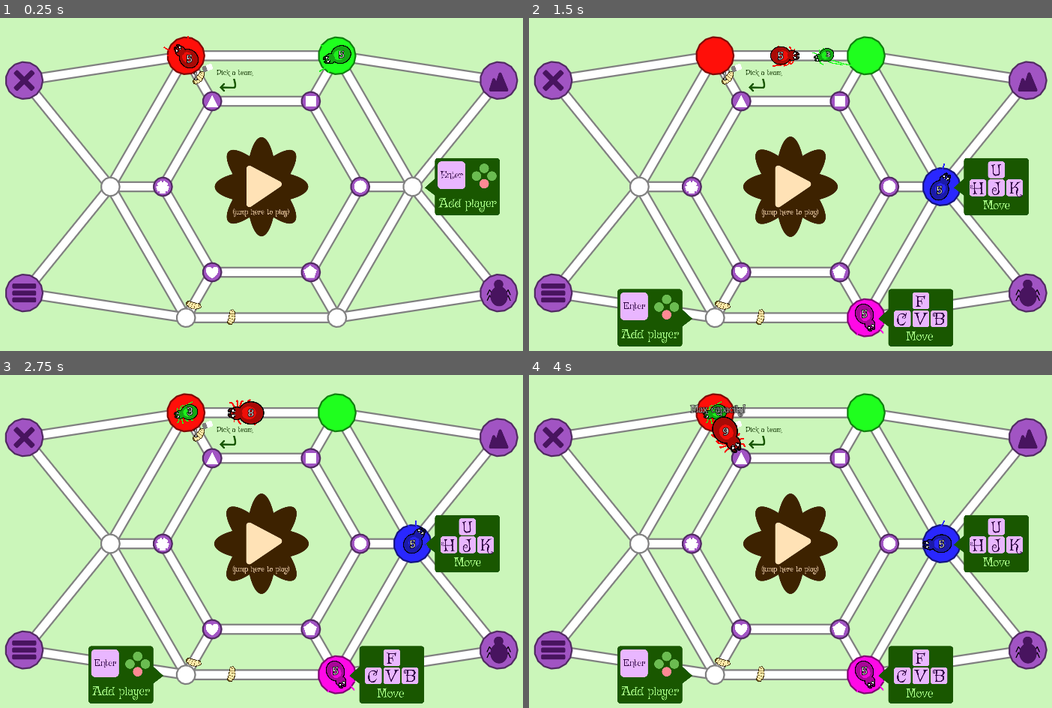
Above: before the commit, frames 1-4 (two rows, left to right).
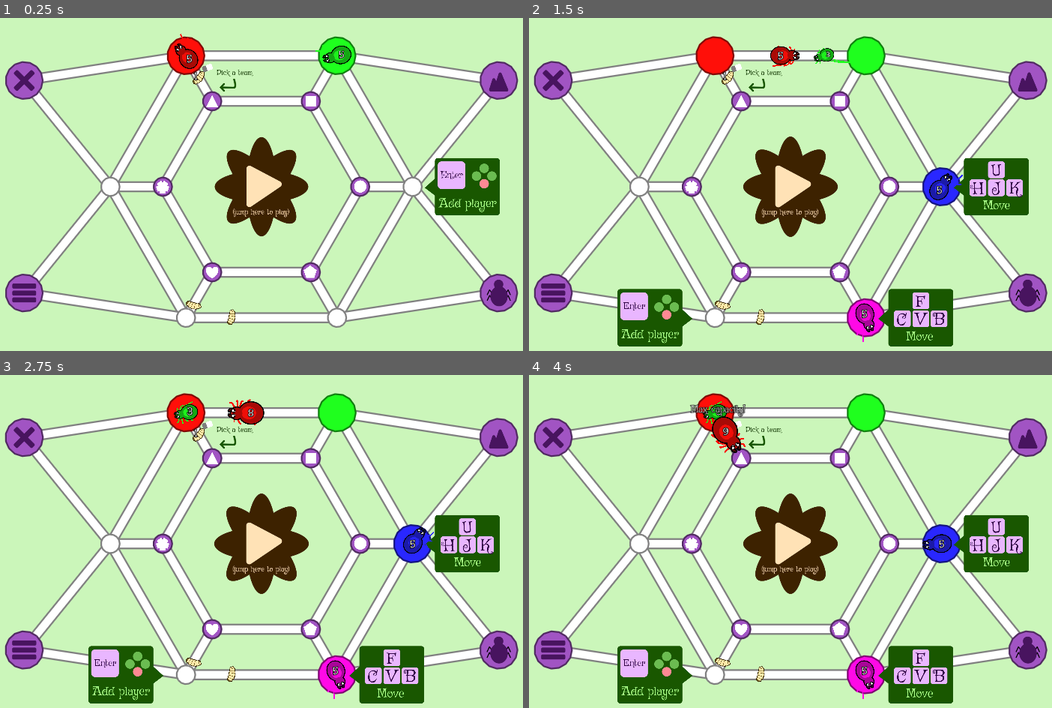
Above: after the commit, the same moments.

Repository: Pandaqi/Windowsilk
Game: Godot game, scene res://Menu.tscn
The game is run twice, just before and just after one commit, with the same random seed, the same clock (stepped at 60 frames per second) and the same inputs. This scene is started directly instead of the project's main scene.
Inputs:
- Up to frame 1 (0.25 s): no input
- Up to frame 2 (1.5 s): tap Enter (add_keyboard_player) at 0.5, 0.6 s; hold Up (ui_up) from 0.53 s (still down); tap T at 1.35 s
- Up to frame 3 (2.75 s): release Up (ui_up) at 2.03 s; hold Left from 2.03 s (still down); tap K at 2.1 s
- Up to frame 4 (4 s): tap J at 2.85 s; release Left at 3.53 s; hold Down from 3.53 s (still down); tap H at 3.6 s

The runs differ from the first frame. In frame 1, 0.2% of the frame differs, in the area x 31-68%, y 4-17%; in frame 2, 0.2%, in the area x 54-83%, y 9-98%; in frame 3, 0.1%; in frame 4, less than 0.1%.
Error after the commit: Attempt to call function 'execute_knockback' in base 'null instance' on a null instance. (res://scripts/player_modules/web_tracker.gd:49)

Commit message:
All main arenas finished and implemented (except for custom functionality)
To do:
* Custom functionality arenas
* Sound effects + particles
* Soundtrack
* Fixes for issues and annoyances

Diff:
--- /dev/null
+++ b/scenes/arenas/desertwail.tscn
@@ -0,0 +1,11 @@
+[gd_scene load_steps=2 format=2]
+
+[ext_resource path="res://assets/arenas/desertwail/bg.png" type="Texture" id=1]
+
+[node name="Desertwail" type="Node2D"]
+
+[node name="BG" type="Node2D" parent="."]
+
+[node name="Bg" type="Sprite" parent="BG"]
+texture = ExtResource( 1 )
+centered = false
--- /dev/null
+++ b/scenes/arenas/forestkill.tscn
@@ -0,0 +1,11 @@
+[gd_scene load_steps=2 format=2]
+
+[ext_resource path="res://assets/arenas/forestkill/bg.png" type="Texture" id=1]
+
+[node name="Forestkill" type="Node2D"]
+
+[node name="BG" type="Node2D" parent="."]
+
+[node name="Bg" type="Sprite" parent="BG"]
+texture = ExtResource( 1 )
+centered = false
--- /dev/null
+++ b/scenes/arenas/fruitfill.tscn
@@ -0,0 +1,11 @@
+[gd_scene load_steps=2 format=2]
+
+[ext_resource path="res://assets/arenas/fruitfill/bg.png" type="Texture" id=1]
+
+[node name="Fruitfill" type="Node2D"]
+
+[node name="BG" type="Node2D" parent="."]
+
+[node name="Bg" type="Sprite" parent="BG"]
+texture = ExtResource( 1 )
+centered = false
--- a/scenes/entity.tscn
+++ b/scenes/entity.tscn
@@ -495,35 +495,35 @@
 
 [connection signal="body_entered" from="GeneralArea" to="GeneralArea" method="_on_GeneralArea_body_entered"]
 [connection signal="body_exited" from="GeneralArea" to="GeneralArea" method="_on_GeneralArea_body_exited"]
+[connection signal="on_nearby_players_changed" from="GeneralArea" to="Points" method="_on_GeneralArea_on_nearby_players_changed"]
 [connection signal="on_nearby_players_changed" from="GeneralArea" to="Specialties" method="_on_GeneralArea_on_nearby_players_changed"]
-[connection signal="on_nearby_players_changed" from="GeneralArea" to="Points" method="_on_GeneralArea_on_nearby_players_changed"]
 [connection signal="body_entered" from="GeneralArea/PlayerArea" to="GeneralArea" method="_on_PlayerArea_body_entered"]
 [connection signal="body_exited" from="GeneralArea/PlayerArea" to="GeneralArea" method="_on_PlayerArea_body_exited"]
 [connection signal="on_death" from="Status" to="Specialties" method="_on_Status_on_death"]
-[connection signal="on_death" from="Status" to="Mover" method="_on_Status_on_death"]
 [connection signal="on_death" from="Status" to="Movement" method="_on_Status_on_death"]
 [connection signal="on_death" from="Status" to="Jumper" method="_on_Status_on_death"]
+[connection signal="on_death" from="Status" to="Trail" method="_on_Status_on_death"]
+[connection signal="on_death" from="Status" to="Collector" method="_on_Status_on_death"]
+[connection signal="on_death" from="Status" to="SilkReader" method="_on_Status_on_death"]
+[connection signal="on_death" from="Status" to="Mover" method="_on_Status_on_death"]
 [connection signal="on_death" from="Status" to="Input" method="_on_Status_on_death"]
-[connection signal="on_death" from="Status" to="Trail" method="_on_Status_on_death"]
-[connection signal="on_death" from="Status" to="SilkReader" method="_on_Status_on_death"]
-[connection signal="on_death" from="Status" to="Collector" method="_on_Status_on_death"]
+[connection signal="on_revive" from="Respawner" to="Movement" method="_on_Respawner_on_revive"]
+[connection signal="on_revive" from="Respawner" to="Tracker" method="_on_Respawner_on_revive"]
+[connection signal="on_revive" from="Respawner" to="Collector" method="_on_Respawner_on_revive"]
+[connection signal="on_revive" from="Respawner" to="SilkReader" method="_on_Respawner_on_revive"]
+[connection signal="on_revive" from="Respawner" to="Visuals" method="_on_Respawner_on_revive"]
+[connection signal="on_revive" from="Respawner" to="Mover" method="_on_Respawner_on_revive"]
+[connection signal="on_revive" from="Respawner" to="Input" method="_on_Respawner_on_revive"]
 [connection signal="on_revive" from="Respawner" to="Status" method="_on_Respawner_on_revive"]
-[connection signal="on_revive" from="Respawner" to="Mover" method="_on_Respawner_on_revive"]
-[connection signal="on_revive" from="Respawner" to="Visuals" method="_on_Respawner_on_revive"]
-[connection signal="on_revive" from="Respawner" to="Movement" method="_on_Respawner_on_revive"]
-[connection signal="on_revive" from="Respawner" to="Input" method="_on_Respawner_on_revive"]
-[connection signal="on_revive" from="Respawner" to="Tracker" method="_on_Respawner_on_revive"]
-[connection signal="on_revive" from="Respawner" to="SilkReader" method="_on_Respawner_on_revive"]
-[connection signal="on_revive" from="Respawner" to="Collector" method="_on_Respawner_on_revive"]
 [connection signal="timeout" from="Respawner/Timer" to="Respawner" method="_on_Timer_timeout"]
 [connection signal="animation_finished" from="Respawner/AnimationPlayer" to="Respawner" method="_on_AnimationPlayer_animation_finished"]
 [connection signal="on_move_completed" from="Mover" to="Specialties" method="_on_Mover_on_move_completed"]
+[connection signal="on_move_completed" from="Mover" to="Movement/Stamina" method="_on_Mover_on_move_completed"]
 [connection signal="on_move_completed" from="Mover" to="Visuals/Worm" method="_on_Mover_on_move_completed"]
-[connection signal="on_move_completed" from="Mover" to="Movement/Stamina" method="_on_Mover_on_move_completed"]
 [connection signal="button_press" from="Input" to="Jumper" method="_on_Input_button_press"]
 [connection signal="button_release" from="Input" to="Jumper" method="_on_Input_button_release"]
+[connection signal="move_vec" from="Input" to="Jumper" method="_on_Input_move_vec"]
 [connection signal="move_vec" from="Input" to="Mover" method="_on_Movement_move_vec"]
-[connection signal="move_vec" from="Input" to="Jumper" method="_on_Input_move_vec"]
 [connection signal="on_jump_finished" from="Jumper" to="Movement/Jumper" method="_on_Jumper_on_jump_finished"]
 [connection signal="move_vec" from="Movement" to="Mover" method="_on_Movement_move_vec"]
 [connection signal="timeout" from="Movement/Shuffler/Timer" to="Movement/Shuffler" method="_on_Timer_timeout"]
--- a/scenes/web.tscn
+++ b/scenes/web.tscn
@@ -23,13 +23,21 @@
 [node name="Right" parent="Bounds" instance=ExtResource( 1 )]
 position = Vector2( 1984, 0 )
 rotation = 3.14159
+collision_layer = 9
+collision_mask = 9
 
 [node name="Down" parent="Bounds" instance=ExtResource( 1 )]
 position = Vector2( 960, 1144 )
 rotation = 1.5708
+collision_layer = 9
+collision_mask = 9
 
 [node name="Left" parent="Bounds" instance=ExtResource( 1 )]
+collision_layer = 9
+collision_mask = 9
 
 [node name="Up" parent="Bounds" instance=ExtResource( 1 )]
 position = Vector2( 960, -64 )
 rotation = 1.5708
+collision_layer = 9
+collision_mask = 9
--- a/scenes/web/point.tscn
+++ b/scenes/web/point.tscn
@@ -10,6 +10,7 @@
 [ext_resource path="res://assets/fonts/main_medium.tres" type="DynamicFont" id=8]
 [ext_resource path="res://scripts/point_modules/module_homebase.gd" type="Script" id=9]
 [ext_resource path="res://scripts/point_modules/module_menu.gd" type="Script" id=10]
+[ext_resource path="res://scripts/point_modules/module_knockback.gd" type="Script" id=11]
 
 [sub_resource type="CircleShape2D" id=2]
 radius = 251.313
@@ -77,6 +78,9 @@
 
 [node name="Tween" type="Tween" parent="Menu"]
 
+[node name="Knockback" type="Node2D" parent="."]
+script = ExtResource( 11 )
+
 [node name="CollisionShape2D" type="CollisionShape2D" parent="."]
 shape = SubResource( 1 )
 
--- a/scripts/arena.gd
+++ b/scripts/arena.gd
@@ -1,6 +1,10 @@
 extends Node2D
 
 var arena : String = "windowsill"
+var data
+
+const SPLASH_KNOCKBACK_RADIUS : float = 100.0
+const SPLASH_KNOCKBACK_FORCE : float = 500.0
 
 # DEBUGGING
 export var debug_arena : String = ""
@@ -10,6 +14,7 @@
 		GlobalDict.cfg.arena = debug_arena
 
 	arena = GlobalDict.cfg.arena
+	data = GlobalDict.arenas[arena]
 
 	var arena_scene = load("res://scenes/arenas/" + arena + ".tscn").instance()
 	add_child(arena_scene)
@@ -18,3 +23,28 @@
 	# TO DO: In the future (maybe)
 	# => Allow them to have manually created webs; if so, create those instead
 	# => Allow them custom functionality, which might need to be activated/copied somewhere else
+
+func has_global_specialty(tp : String):
+	if not data.has('global_specialty'): return false
+	return data.global_specialty == tp
+
+func execute_knockback(pos : Vector2):
+	if not data.has('create_splash_knockbacks'): return
+
+	var space_state = get_world_2d().direct_space_state
+
+	var shp = CircleShape2D.new()
+	shp.radius = SPLASH_KNOCKBACK_RADIUS
+
+	var query_params = Physics2DShapeQueryParameters.new()
+	query_params.set_shape(shp)
+	query_params.transform.origin = pos
+	query_params.collision_layer = 8 # points only, layer 4 = 2^3 = 8
+
+	var result = space_state.intersect_shape(query_params)
+	for res in result:
+		var col = res.collider
+		if not col.is_in_group("Points"): continue
+
+		var vec_away = (col.position - pos).normalized()
+		res.collider.m.knockback.apply(vec_away * SPLASH_KNOCKBACK_FORCE)
--- a/scripts/entity_modules/module_specialties.gd
+++ b/scripts/entity_modules/module_specialties.gd
@@ -19,6 +19,7 @@
 onready var body = get_parent()
 
 onready var anim_player = $AnimationPlayer
+onready var arena = get_node("/root/Main/Arena")
 
 var last_known_move_direction : Vector2 = Vector2.ZERO
 
@@ -159,13 +160,16 @@
 	return val
 
 func check_type(tp):
-	return type == tp or get_silk_type() == tp
+	return type == tp or get_silk_type() == tp or arena.has_global_specialty(tp)
 
 func get_silk_type():
 	return body.m.silkreader.cur_silk_type
 
 func modify_input_vec(start_vec, target_vec, dt):
 	if start_vec.length() <= 0.03: return target_vec
+
+	start_vec = start_vec.normalized()
+	target_vec = target_vec.normalized()
 
 	if check_type("slippery"):
 		return start_vec.slerp(target_vec, SLIPPERY_FACTOR * dt)
--- a/scripts/entity_modules/module_status.gd
+++ b/scripts/entity_modules/module_status.gd
@@ -54,7 +54,6 @@
 func make_menu_entity():
 	can_die = false
 	body.m.points.set_to(GlobalDict.cfg.menu_entity_points)
-	body.m.mover.get_node("WebMover").allow_entering_any_edge = true
 
 func is_player():
 	return (player_num >= 0)
--- a/scripts/globals/global_dict.gd
+++ b/scripts/globals/global_dict.gd
@@ -109,7 +109,10 @@
 
 var arenas = {
 	'windowsill': { 'frame': 0, "def": true },
-	'pondstill': { 'frame': 1, "custom_point": "lilypad" }
+	'pondstill': { 'frame': 1, "custom_point": "lilypad", "global_specialty": "slippery", "create_splash_knockbacks": true },
+	"desertwail": { 'frame': 2, "custom_point": "cactus" },
+	"forestkill": { 'frame': 3, "custom_point": "tree" },
+	"fruitfill": { 'frame': 4 }
 }
 
 # All parameters are FALSE by default (this means simplified code and consistency)
--- a/scripts/player_modules/module_jumper.gd
+++ b/scripts/player_modules/module_jumper.gd
@@ -11,6 +11,7 @@
 
 onready var body = get_parent()
 onready var edges = get_node("/root/Main/Web").edges
+onready var arena = get_node("/root/Main/Arena")
 onready var tween = $Tween
 
 onready var aim_helper = $AimHelper
@@ -228,6 +229,8 @@
 	body.m.mover.enable()
 	body.m.tracker.enable()
 
+	arena.execute_knockback(body.position)
+
 	emit_signal("on_jump_finished")
 
 func handle_new_position_in_web():
--- a/scripts/player_modules/module_mover.gd
+++ b/scripts/player_modules/module_mover.gd
@@ -12,7 +12,6 @@
 
 var cur_vec : Vector2 = Vector2.ZERO
 var desired_vec : Vector2 = Vector2.ZERO
-var allow_entering_any_edge : bool = false
 
 onready var web = get_node("/root/Main/Web")
 
@@ -104,7 +103,7 @@
 	if not best_edge: return false
 
 	if not best_edge.m.boss.can_enter(body):
-		if not allow_entering_any_edge:
+		if Global.in_game:
 			return false
 
 	if best_edge.m.type.direction_forbidden(vec):
--- a/scripts/player_modules/web_tracker.gd
+++ b/scripts/player_modules/web_tracker.gd
@@ -8,6 +8,7 @@
 onready var body = tracker_handler.get_parent()
 onready var spawner = get_node("/root/Main/Spawner")
 onready var edges = get_node("/root/Main/Web/Edges")
+onready var arena = get_node("/root/Main/Arena")
 
 signal teleported()
 
@@ -44,6 +45,8 @@
 		force_set_edge(edge)
 	elif point:
 		force_set_point(point)
+
+	arena.execute_knockback(body.position)
 
 	emit_signal("teleported")
 
--- a/scripts/point_modules/module_drawer.gd
+++ b/scripts/point_modules/module_drawer.gd
@@ -12,7 +12,7 @@
 func _ready():
 	var cur_arena_data = GlobalDict.arenas[GlobalDict.cfg.arena]
 	if cur_arena_data.has('custom_point'):
-		custom_img = load("res://assets/custom_points/lilypad.png")
+		custom_img = load("res://assets/custom_points/" + cur_arena_data.custom_point + ".png")
 
 		sprite = Sprite.new()
 		sprite.texture = custom_img
--- /dev/null
+++ b/scripts/point_modules/module_knockback.gd
@@ -0,0 +1,23 @@
+extends Node2D
+
+const DAMPING : float = 0.95
+const MIN_SPEED : float = 15.0
+
+var vec : Vector2
+var active : bool = false
+
+onready var body = get_parent()
+
+func apply(new_vec):
+	vec += new_vec
+	active = true
+
+func _physics_process(dt):
+	if not active: return
+
+	body.m.body.move(vec, dt)
+
+	vec *= DAMPING
+	if vec.length() <= MIN_SPEED:
+		vec = Vector2.ZERO
+		active = false
--- a/scripts/point_modules/module_menu.gd
+++ b/scripts/point_modules/module_menu.gd
@@ -142,27 +142,54 @@
 func read_value_from_config():
 	var val = GlobalConfig.read_game_config(item_type, item_name)
 
-	if val != toggled:
-		toggle()
+	if val:
+		turn_on()
+		toggled = true
 	else:
-		toggle()
-		toggle()
-
-func toggle():
+		turn_off()
+		toggled = false
+
+func turn_on():
+	var radius = 2
+	if item_type == "arenas": radius = 3
+
+	body.m.drawer.scale_radius(radius)
+	body.m.drawer.set_color(Color(0,1,0))
+	item_icon.modulate.a = 1.0
+
+func turn_off():
+	var radius = 1.5
+	if item_type == "arenas": radius = 2
+
+	body.m.drawer.scale_radius(1.5)
+	body.m.drawer.set_color(Color(0,0,0))
+	item_icon.modulate.a = 0.5
+
+func toggle(forced = false):
 	if not item_name: return
 
+	var single_selection_mode = (item_type == "arenas")
+	if (single_selection_mode and toggled) and not forced:
+		return
+
 	toggled = not toggled
 
+	if single_selection_mode and toggled and (not forced):
+		force_turn_off_all_other_points()
+
 	if toggled:
-		body.m.drawer.scale_radius(2.0)
-		body.m.drawer.set_color(Color(0,1,0))
-		item_icon.modulate.a = 1.0
+		turn_on()
 	else:
-		body.m.drawer.scale_radius(1.5)
-		body.m.drawer.set_color(Color(0,0,0))
-		item_icon.modulate.a = 0.5
+		turn_off()
 
 	GlobalConfig.update_game_config(item_type, item_name, toggled)
+
+func force_turn_off_all_other_points():
+	var points = get_tree().get_nodes_in_group("Points")
+	for p in points:
+		if not p.m.menu.toggled: continue
+		if p == body: continue
+		p.m.menu.toggle(true)
 
 func on_players_nearby(val):
 	if type != "config": return
Binary file added: assets/arenas/desertwail/bg.png
Not shown, added: assets/arenas/desertwail/bg.png.import
Binary file added: assets/arenas/desertwail/dust_cloud.png
Not shown, added: assets/arenas/desertwail/dust_cloud.png.import
Binary file added: assets/arenas/forestkill/bg.png
Not shown, added: assets/arenas/forestkill/bg.png.import
Binary file added: assets/arenas/fruitfill/bg.png
Not shown, added: assets/arenas/fruitfill/bg.png.import
Binary file added: assets/arenas/fruitfill/fruit.png
Not shown, added: assets/arenas/fruitfill/fruit.png.import
Binary file added: assets/custom_points/cactus.png
Not shown, added: assets/custom_points/cactus.png.import
(and 9 more such lines)
